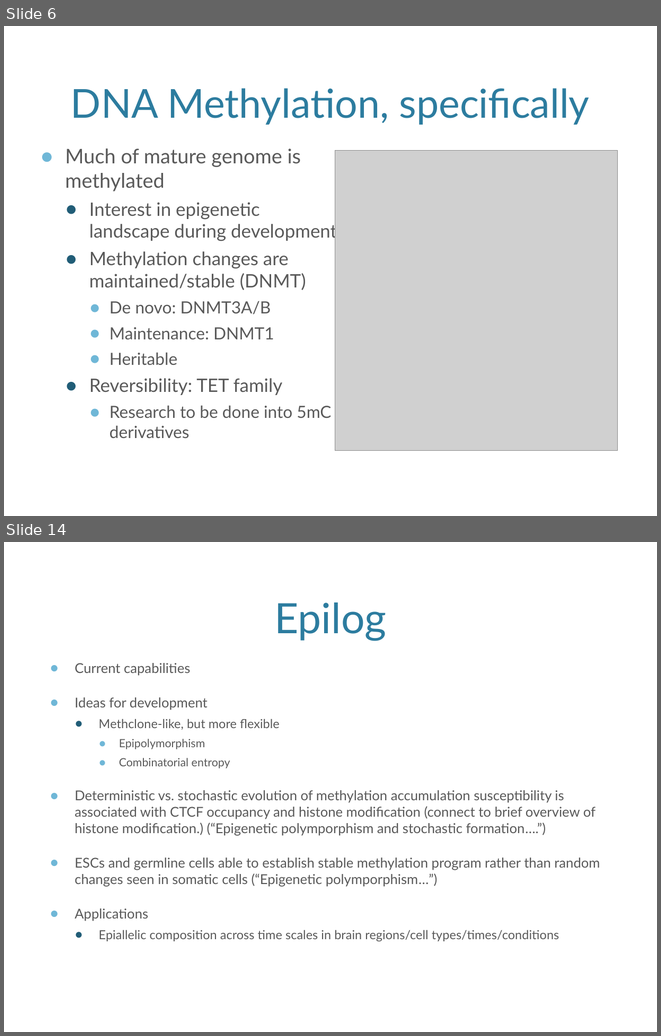
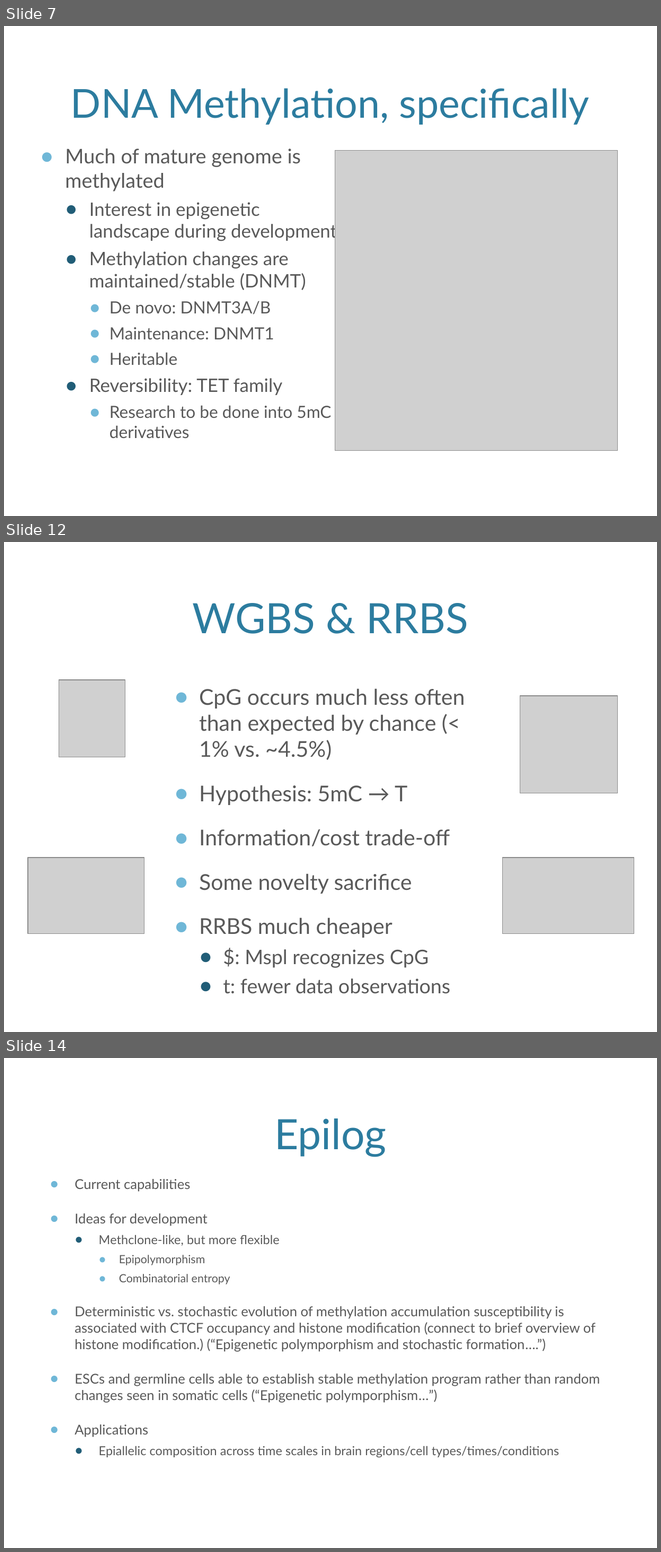
Before and after one commit to vreuter/jekeal, a slide deck: KipnisLabMeeting_2017-03-13.pptx. Shown one above the other, each under a label of ours: slides 6 and 14 before the commit, slides 7, 12 and 14 after it; the slides between them are not shown. The pictures are 661x1036 and 661x1552 pixels, drawn with LibreOffice and Linux fonts; fonts in the diff are those of the drawing; grey boxes stand for pictures; background and template pictures are left out. Boxes give left, top, right and bottom in pixels: in the first picture for what was removed or moved away, otherwise in the second. Text is boxed around its words. In the diff, an @@ line names an element or a change of style, - is before the commit and + after.

```diff
--- a/KipnisLabMeeting_2017-03-13.pptx
+++ b/KipnisLabMeeting_2017-03-13.pptx
@@ slide 12 added at box(4, 542, 657, 1032), background picture (left out) @@
@@ title added at box(193, 603, 468, 634), 46 pt, text #2C7C9F @@
+WGBS & RRBS
@@ picture added at box(59, 680, 125, 757) @@
@@ text added at box(199, 688, 465, 994), 24 pt, text #595959 @@
+● CpG occurs much less often than expected by chance (< 1% vs. ~4.5%)
+● Hypothesis: 5mC → T
+● Information/cost trade-off
+● Some novelty sacrifice
+● RRBS much cheaper
+  ● $: Mspl recognizes CpG
+  ● t: fewer data observations
@@ picture added at box(520, 696, 617, 793) @@
@@ picture added at box(28, 857, 144, 933) @@
@@ picture added at box(502, 857, 634, 933) @@
@@ what was slide 6 is now slide 7 @@
```
Also in this commit, not shown: 5 slides changed, 3 other slides added, 3 slides removed, 1 other file.
